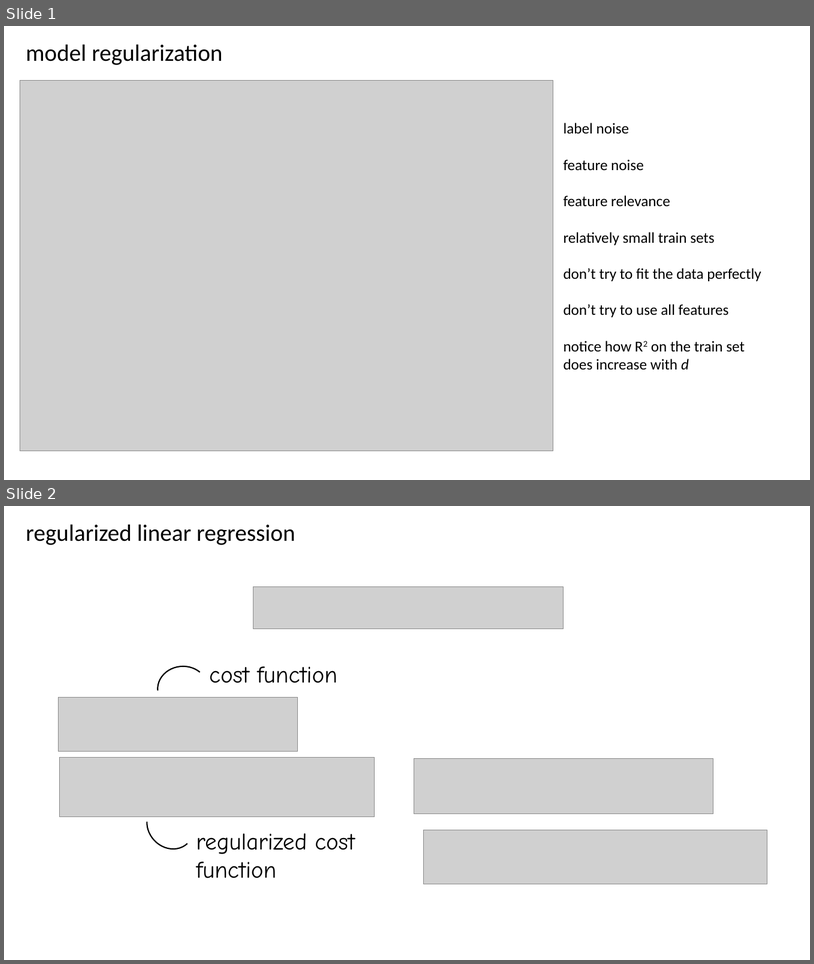
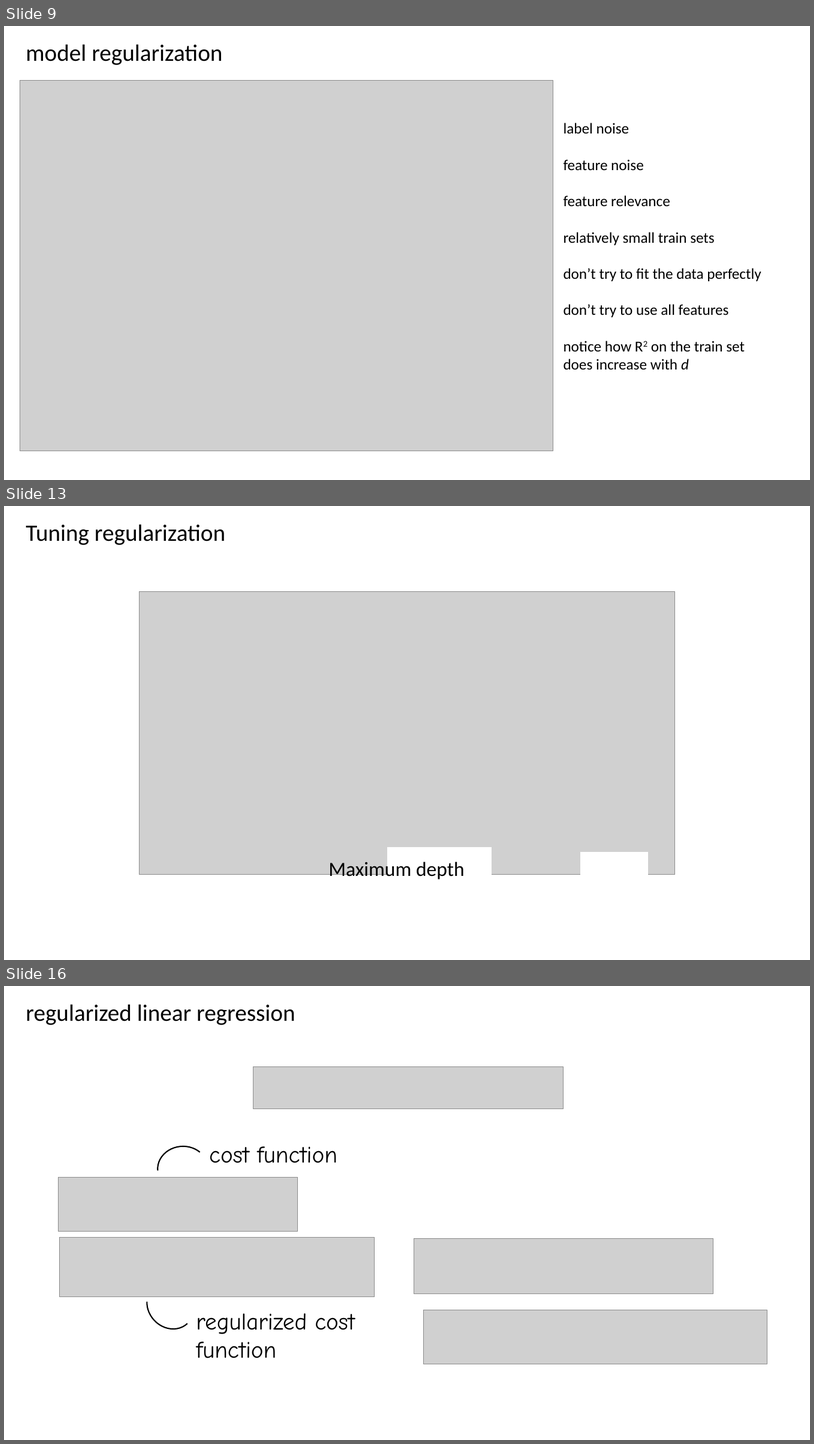
Before and after one commit to CompOmics/ML_AI_Analytical_Chemistry_Course, a slide deck: 03_Evaluation/slides/3_1_regularization.pptx. Shown one above the other, each under a label of ours: slides 1 and 2 before the commit, slides 9, 13 and 16 after it; the slides between them are not shown. The pictures are 814x964 and 814x1444 pixels, drawn with LibreOffice and Linux fonts; fonts in the diff are those of the drawing; grey boxes stand for pictures. Boxes give left, top, right and bottom in pixels: in the first picture for what was removed or moved away, otherwise in the second. Text is boxed around its words. In the diff, an @@ line names an element or a change of style, - is before the commit and + after.

```diff
--- a/03_Evaluation/slides/3_1_regularization.pptx
+++ b/03_Evaluation/slides/3_1_regularization.pptx
@@ slide 13 added at bbox=[4, 506, 810, 960], background #FFFFFF @@
@@ text added at bbox=[26, 524, 225, 545], 28 pt, text #000000 @@
+Tuning regularization
@@ picture added at bbox=[140, 592, 675, 874] @@
@@ rectangle added at bbox=[387, 847, 491, 885], fill #FFFFFF, outline #FFFFFF 1 pt @@
@@ text added at bbox=[329, 859, 465, 880], 24 pt, text #000000 @@
+Maximum depth
@@ rectangle added at bbox=[581, 852, 648, 885], fill #FFFFFF, outline #FFFFFF 1 pt @@
@@ what was slide 1 is now slide 9 @@
@@ what was slide 2 is now slide 16 @@
```
Also in this commit, not shown: 13 other slides added, 2 other files.
